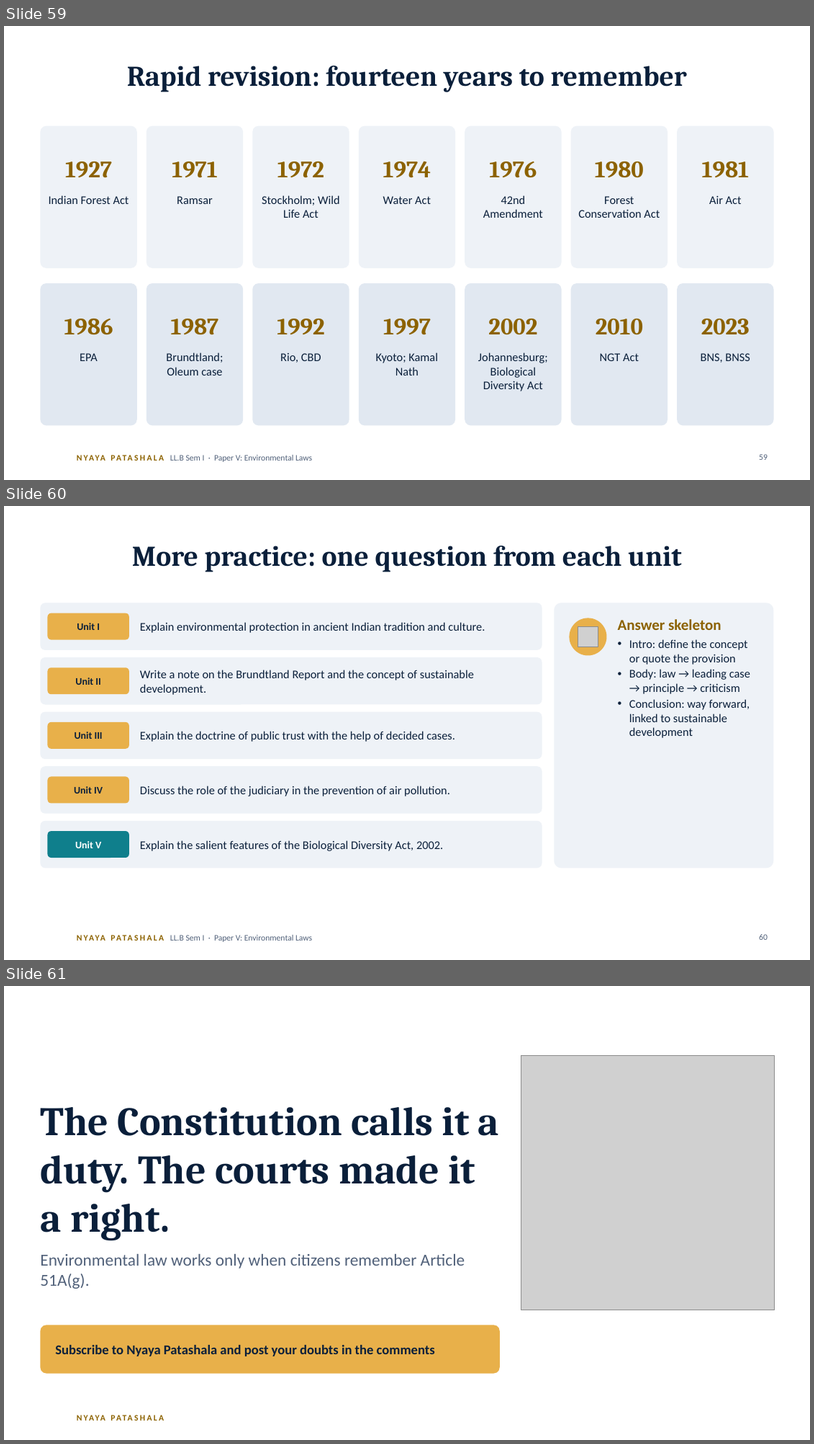
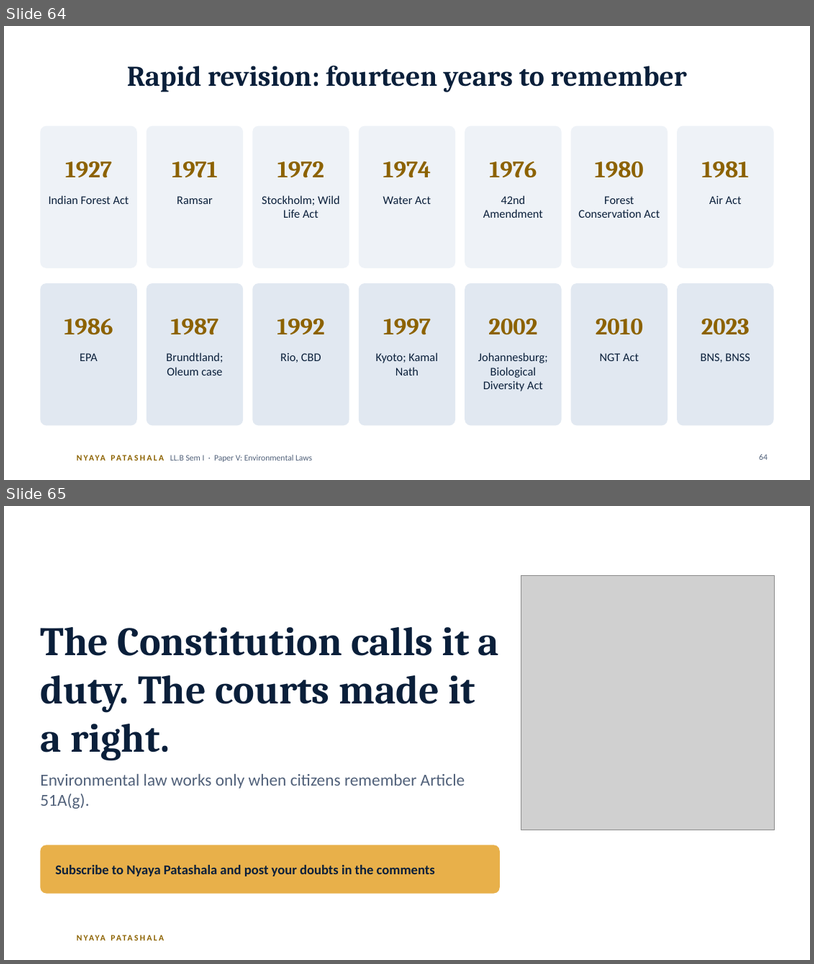
Before and after one commit to missioncivils92/current-affairs-Dasari-Mounika-, a slide deck: law/llb-sem1-environmental-laws/Environmental-Laws-Decoded_AUTO-animations.pptx. Shown one above the other, each under a label of ours: slides 59, 60 and 61 before the commit, slides 64 and 65 after it. The pictures are 814x1444 and 814x964 pixels, drawn with LibreOffice and Linux fonts; fonts in the diff are those of the drawing; grey boxes stand for pictures; background and template pictures are left out. Boxes give left, top, right and bottom in pixels: in the first picture for what was removed or moved away, otherwise in the second. Text is boxed around its words. In the diff, an @@ line names an element or a change of style, - is before the commit and + after.

```diff
--- a/law/llb-sem1-environmental-laws/Environmental-Laws-Decoded_AUTO-animations.pptx
+++ b/law/llb-sem1-environmental-laws/Environmental-Laws-Decoded_AUTO-animations.pptx
@@ slide 60 removed at [4,506,810,960], background #FFFFFF; not listed: 2 template elements that a slide beside it also shows @@
@@ title removed at [132,546,682,572] @@
-More practice: one question from each unit
@@ rounded rectangle removed at [40,602,543,650] @@
@@ rounded rectangle removed at [47,613,129,640] @@
@@ rounded rectangle removed at [555,602,774,867] @@
@@ text removed at [77,623,100,630] @@
-Unit I
@@ text removed at [140,622,485,633] @@
-Explain environmental protection in ancient Indian tradition and culture.
@@ ellipse removed at [570,618,607,656] @@
@@ picture removed at [579,627,598,646] @@
@@ text removed at [618,619,751,738] @@
-Answer skeleton
-• Intro: define the concept or quote the provision
-• Body: law → leading case → principle → criticism
-• Conclusion: way forward, linked to sustainable development
@@ rounded rectangle removed at [40,657,543,705] @@
@@ rounded rectangle removed at [47,667,129,694] @@
@@ text removed at [75,677,100,685] @@
-Unit II
@@ text removed at [140,669,474,695] @@
-Write a note on the Brundtland Report and the concept of sustainable development.
@@ rounded rectangle removed at [40,712,543,759] @@
@@ rounded rectangle removed at [47,722,129,749] @@
@@ text removed at [75,731,103,739] @@
-Unit III
@@ text removed at [140,731,455,741] @@
-Explain the doctrine of public trust with the help of decided cases.
@@ rounded rectangle removed at [40,766,543,813] @@
@@ rounded rectangle removed at [47,777,129,803] @@
@@ text removed at [74,786,103,793] @@
-Unit IV
@@ text removed at [140,785,450,796] @@
-Discuss the role of the judiciary in the prevention of air pollution.
@@ rounded rectangle removed at [40,821,543,867] @@
@@ rounded rectangle removed at [47,831,129,857] @@
@@ text removed at [75,841,101,848] @@
-Unit V
@@ text removed at [140,840,443,851] @@
-Explain the salient features of the Biological Diversity Act, 2002.
@@ page number removed at [759,934,768,939] @@
-60
@@ what was slide 59 is now slide 64 @@
@@ page number at [759,454,768,459]: text changed @@
-59
+64
@@ what was slide 61 is now slide 65 @@
```
Also in this commit, not shown: 5 slides changed, 5 slides added, 5 other files.
